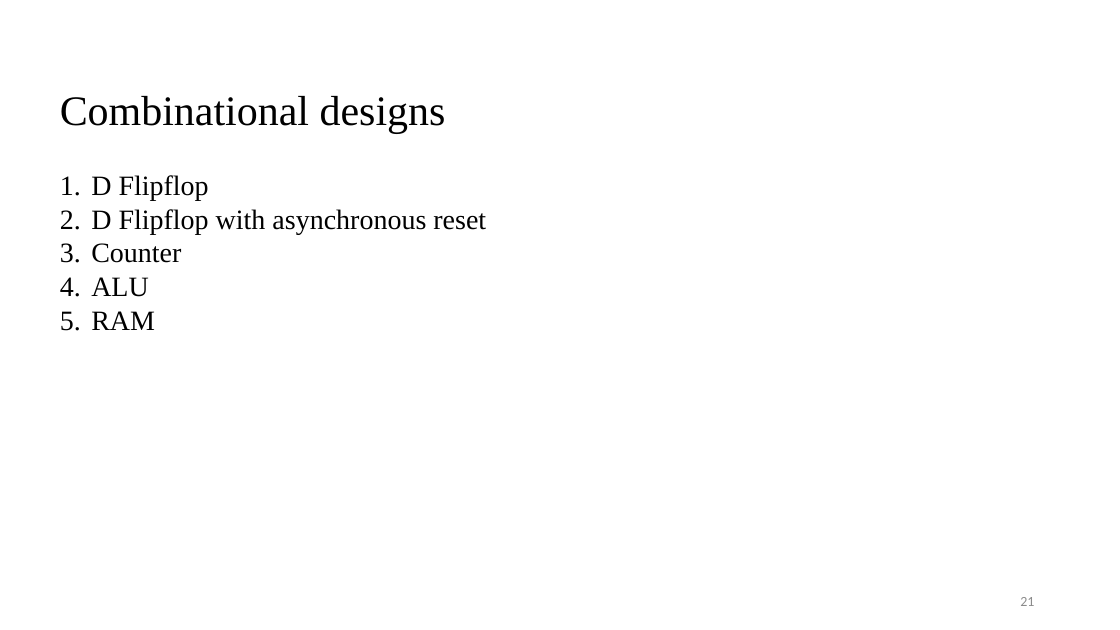
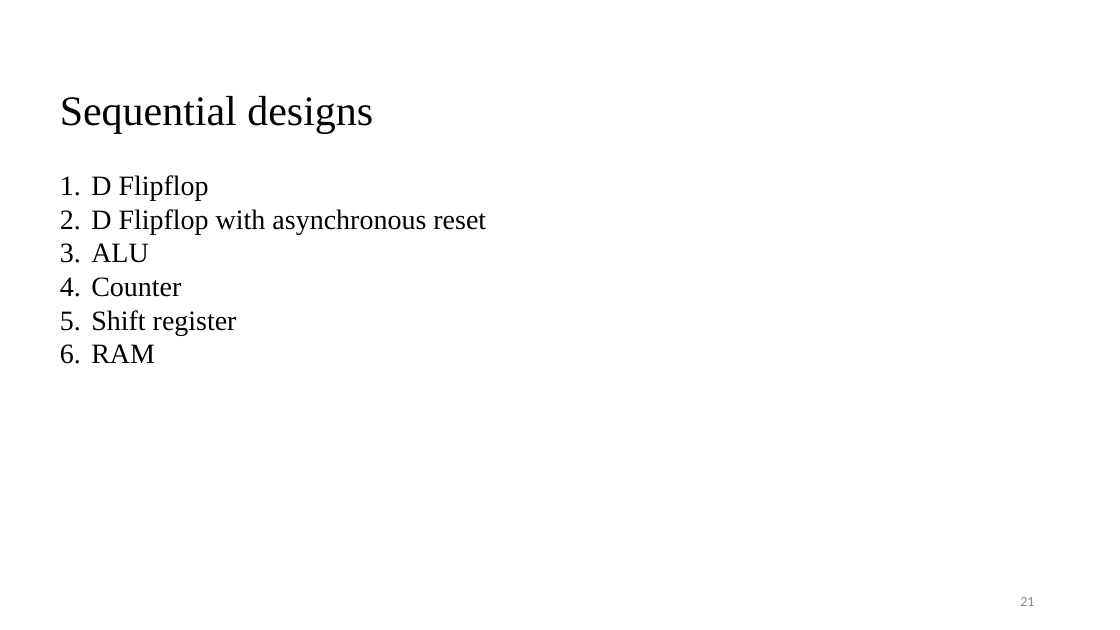
Before and after one commit to visionvlsi/Proj_HLS_phase1, a slide deck: slide 21 of hls_phase1.pptx. Drawn at 1120x630 pixels with LibreOffice and Linux fonts; fonts in the diff are those of the drawing. Boxes give left, top, right and bottom in pixels: in the first picture for what was removed or moved away, otherwise in the second. Text is boxed around its words. In the diff, an @@ line names an element or a change of style, - is before the commit and + after.

```diff
--- a/hls_phase1.pptx
+++ b/hls_phase1.pptx
@@ text at <box>60,96,373,133</box>: text changed @@
-Combinational designs
+Sequential designs
@@ text at <box>91,243,149,263</box>: paragraph added @@
+3. ALU
@@ text at <box>91,310,237,335</box>: text changed @@
-4. ALU
+5. Shift register
```
Also in this commit, not shown: 33 other files.
